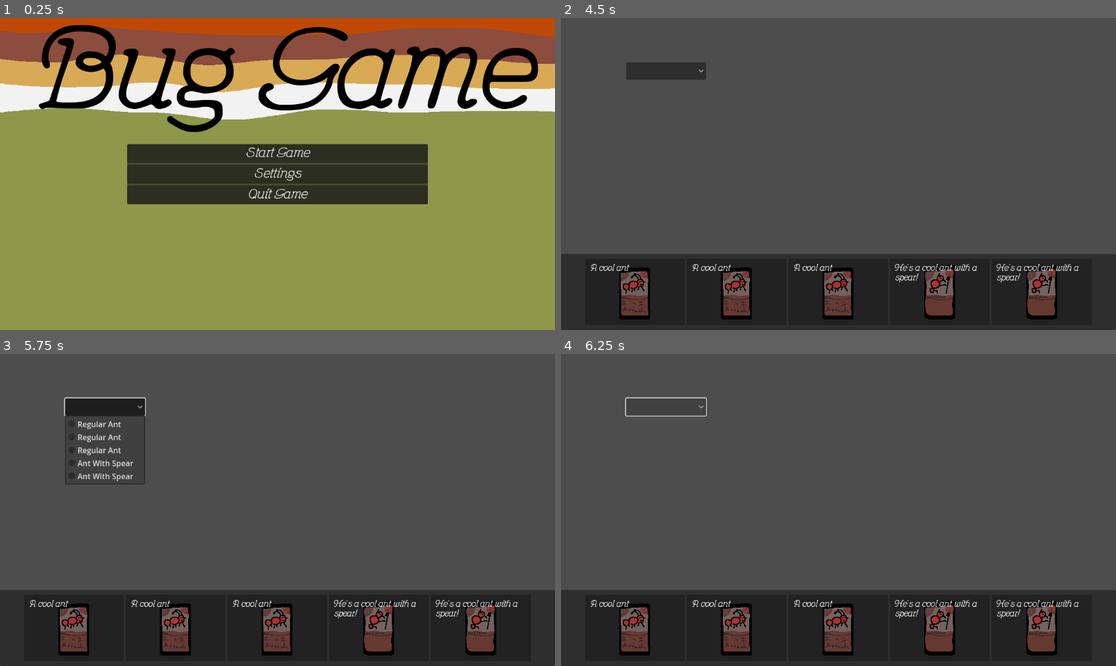
Above: before the commit, frames 1-4 (two rows, left to right).
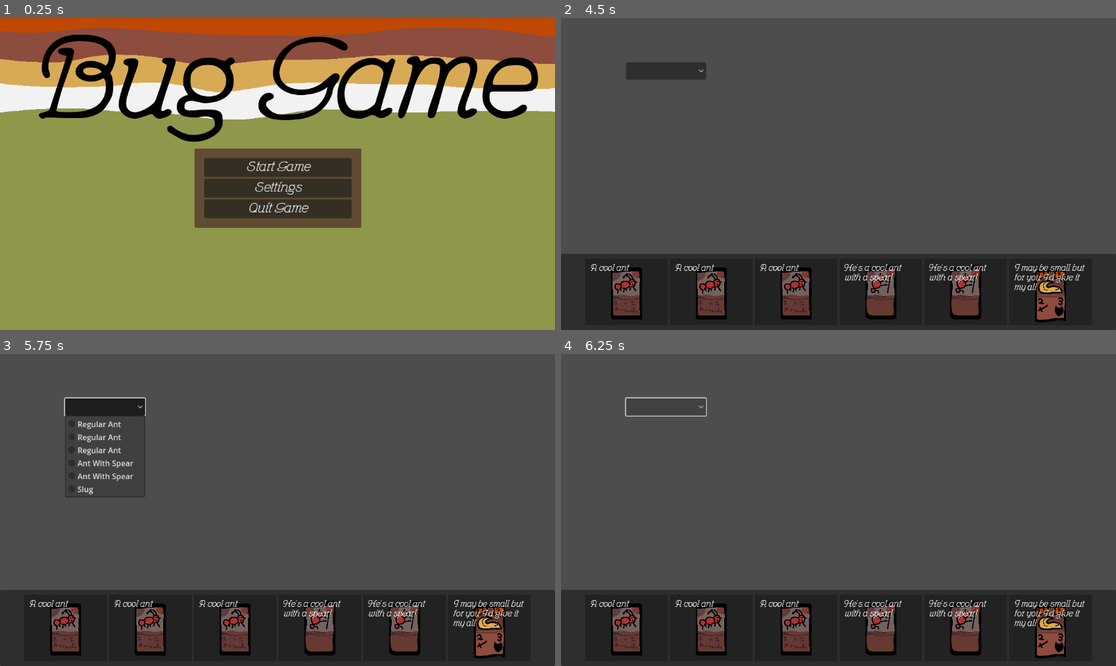
Above: after the commit, the same moments.

Repository: ccsf-cs-club/summer2024-bug-game
Game: Godot game, scene res://scenes/main.tscn
Two runs of this game, one before a commit and one after it. Both use one fixed random seed, a clock stepped at 60 frames per second and the inputs below.
Inputs (mouse positions are in pixels of both pictures, inside the frame that each line leads up to):
- Up to frame 1 (0.25 s): no input
- Up to frame 2 (4.5 s): click "Settings" at 0.5 s; click "Windowed" at 1.25 s; click "Windowed" at 2 s; click "Windowed" at 2.75 s; click "Back" at 3.5 s; click "Start Game" at 4.25 s
- Up to frame 3 (5.75 s): click (105, 407) at 5 s
- Up to frame 4 (6.25 s): click (666, 407) at 5.75 s

The runs differ from the first frame. In frame 1, 20% of the frame differs, in the area x 7-97%, y 2-68%; in frame 2, 8.2%; in frame 3, 8.3%; in frame 4, 8.2%.

Commit message:
Added Entity Management System and 1 new card

Diff:
--- a/project.godot
+++ b/project.godot
@@ -19,6 +19,7 @@
 
 Player="*res://scripts/player.gd"
 Gs="*res://scripts/gameState.gd"
+Em="*res://scripts/entityManager.gd"
 
 [dotnet]
 
--- /dev/null
+++ b/resources/BananaSlugBoss.tres
@@ -0,0 +1,22 @@
+[gd_resource type="Resource" script_class="BossEntity" load_steps=7 format=3 uid="uid://tepi8bpncwdo"]
+
+[ext_resource type="Resource" uid="uid://bei2jftqglta2" path="res://resources/Slug.tres" id="1_h8c06"]
+[ext_resource type="Script" path="res://scripts/cardAndAmt.gd" id="2_pnjbn"]
+[ext_resource type="Script" path="res://scripts/cardInventory.gd" id="3_8giv6"]
+[ext_resource type="Script" path="res://scripts/bossEntity.gd" id="4_l3j1s"]
+
+[sub_resource type="Resource" id="Resource_3rdfb"]
+script = ExtResource("2_pnjbn")
+card = ExtResource("1_h8c06")
+amt = 4
+
+[sub_resource type="Resource" id="Resource_a8e3m"]
+script = ExtResource("3_8giv6")
+card_hand = Array[ExtResource("2_pnjbn")]([SubResource("Resource_3rdfb")])
+
+[resource]
+script = ExtResource("4_l3j1s")
+healthPool = 15
+name = "Banana With Slugs!?"
+cardInventory = SubResource("Resource_a8e3m")
+entityArt = null
--- a/resources/PlayerInventory.tres
+++ b/resources/PlayerInventory.tres
@@ -1,9 +1,10 @@
-[gd_resource type="Resource" script_class="CardInventory" load_steps=7 format=3 uid="uid://bnxv6ya0em0uf"]
+[gd_resource type="Resource" script_class="CardInventory" load_steps=9 format=3 uid="uid://bnxv6ya0em0uf"]
 
 [ext_resource type="Resource" uid="uid://bve626hhjnhwl" path="res://resources/Ant.tres" id="1_exnh8"]
 [ext_resource type="Script" path="res://scripts/cardAndAmt.gd" id="2_dklt8"]
 [ext_resource type="Resource" uid="uid://ib4eqntg5ixq" path="res://resources/AntWithSpear.tres" id="3_v05xg"]
 [ext_resource type="Script" path="res://scripts/cardInventory.gd" id="4_b63lt"]
+[ext_resource type="Resource" uid="uid://bei2jftqglta2" path="res://resources/Slug.tres" id="4_l25e7"]
 
 [sub_resource type="Resource" id="Resource_hxejr"]
 script = ExtResource("2_dklt8")
@@ -15,6 +16,11 @@
 card = ExtResource("3_v05xg")
 amt = 2
 
+[sub_resource type="Resource" id="Resource_5vg36"]
+script = ExtResource("2_dklt8")
+card = ExtResource("4_l25e7")
+amt = 1
+
 [resource]
 script = ExtResource("4_b63lt")
-card_hand = Array[ExtResource("2_dklt8")]([SubResource("Resource_hxejr"), SubResource("Resource_cfn3h")])
+card_hand = Array[ExtResource("2_dklt8")]([SubResource("Resource_hxejr"), SubResource("Resource_cfn3h"), SubResource("Resource_5vg36")])
--- /dev/null
+++ b/resources/Slug.tres
@@ -0,0 +1,16 @@
+[gd_resource type="Resource" script_class="UnitCard" load_steps=2 format=3 uid="uid://bei2jftqglta2"]
+
+[ext_resource type="Script" path="res://scripts/unitCard.gd" id="1_fkfjl"]
+
+[resource]
+script = ExtResource("1_fkfjl")
+bigManaAmt = 2
+smallManaAmt = 0
+attack = 2
+defence = 3
+cardName = "Slug"
+type = 0
+costBigManaAmt = 2
+costSmallManaAmt = 1
+loreString = "I may be small but for you I'd give it my all"
+cardArt = "res://assets/slug.png"
--- a/scenes/menuUI.tscn
+++ b/scenes/menuUI.tscn
@@ -4,8 +4,11 @@
 [ext_resource type="Script" path="res://scripts/menuUI.gd" id="1_m4exc"]
 [ext_resource type="Texture2D" uid="uid://c0sv8viisxd77" path="res://assets/mainMenuBG.png" id="2_lsjvh"]
 
-[node name="MenuUi" type="CanvasLayer"]
+[node name="MenuUi" type="CanvasLayer" node_paths=PackedStringArray("start_button", "start_settings_button", "start_quit_button")]
 script = ExtResource("1_m4exc")
+start_button = NodePath("StartMenuNode/PanelContainer/MarginContainer/VBoxContainer/StartGameButton")
+start_settings_button = NodePath("StartMenuNode/PanelContainer/MarginContainer/VBoxContainer/SettingsMenuButton")
+start_quit_button = NodePath("StartMenuNode/PanelContainer/MarginContainer/VBoxContainer/QuitGameButton")
 
 [node name="MainBG" type="Control" parent="."]
 layout_mode = 3
@@ -45,6 +48,7 @@
 offset_right = 523.0
 offset_bottom = 251.0
 grow_horizontal = 2
+theme_override_constants/margin_top = 20
 
 [node name="Title" type="Label" parent="StartMenuNode/MarginContainer"]
 layout_mode = 2
@@ -63,40 +67,42 @@
 anchor_top = 0.5
 anchor_right = 0.5
 anchor_bottom = 0.5
-offset_left = -312.0
-offset_top = -62.0
-offset_right = 312.0
-offset_bottom = 63.0
+offset_left = -172.0
+offset_top = -33.0
+offset_right = 174.0
+offset_bottom = 92.0
 grow_horizontal = 2
 grow_vertical = 2
 
-[node name="VBoxContainer" type="VBoxContainer" parent="StartMenuNode/PanelContainer"]
+[node name="ColorRect" type="ColorRect" parent="StartMenuNode/PanelContainer"]
+layout_mode = 2
+color = Color(0.54902, 0.298039, 0.243137, 0.341176)
+
+[node name="MarginContainer" type="MarginContainer" parent="StartMenuNode/PanelContainer"]
+layout_mode = 2
+theme_override_constants/margin_left = 20
+theme_override_constants/margin_top = 20
+theme_override_constants/margin_right = 20
+theme_override_constants/margin_bottom = 20
+
+[node name="VBoxContainer" type="VBoxContainer" parent="StartMenuNode/PanelContainer/MarginContainer"]
 layout_mode = 2
 
-[node name="StartButtonContainer" type="HBoxContainer" parent="StartMenuNode/PanelContainer/VBoxContainer"]
-layout_mode = 2
-
-[node name="StartGameButton" type="Button" parent="StartMenuNode/PanelContainer/VBoxContainer/StartButtonContainer"]
+[node name="StartGameButton" type="Button" parent="StartMenuNode/PanelContainer/MarginContainer/VBoxContainer"]
 layout_mode = 2
 size_flags_horizontal = 3
 theme_override_fonts/font = ExtResource("1_6h7qw")
 theme_override_font_sizes/font_size = 30
 text = "Start Game"
 
-[node name="SettingsButtonContainer" type="HBoxContainer" parent="StartMenuNode/PanelContainer/VBoxContainer"]
-layout_mode = 2
-
-[node name="SettingsMenuButton" type="Button" parent="StartMenuNode/PanelContainer/VBoxContainer/SettingsButtonContainer"]
+[node name="SettingsMenuButton" type="Button" parent="StartMenuNode/PanelContainer/MarginContainer/VBoxContainer"]
 layout_mode = 2
 size_flags_horizontal = 3
 theme_override_fonts/font = ExtResource("1_6h7qw")
 theme_override_font_sizes/font_size = 30
 text = "Settings"
 
-[node name="QuitButtonContainer" type="HBoxContainer" parent="StartMenuNode/PanelContainer/VBoxContainer"]
-layout_mode = 2
-
-[node name="QuitGameButton" type="Button" parent="StartMenuNode/PanelContainer/VBoxContainer/QuitButtonContainer"]
+[node name="QuitGameButton" type="Button" parent="StartMenuNode/PanelContainer/MarginContainer/VBoxContainer"]
 layout_mode = 2
 size_flags_horizontal = 3
 theme_override_fonts/font = ExtResource("1_6h7qw")
--- /dev/null
+++ b/scripts/bossEntity.gd
@@ -0,0 +1,5 @@
+extends Entity
+class_name BossEntity
+# resource
+# array of cards (dunno if I actually have to impliment this
+# entity itself might be enough but I forgot, leave here for now)
--- /dev/null
+++ b/scripts/entity.gd
@@ -0,0 +1,9 @@
+extends Resource
+class_name Entity
+# Enemy thing?
+
+@export var healthPool: int
+@export var name: String
+@export var cardInventory: CardInventory
+
+@export_file("*.png") var entityArt	# size tbd
--- /dev/null
+++ b/scripts/entityManager.gd
@@ -0,0 +1,14 @@
+extends Node
+# This is auto loaded and stores all entities except the player!!
+# Loaded as Em
+
+#####
+# An entity is something that has hp!
+
+# some array of general entity resources
+#var
+
+var entities: Array[Entity]
+
+#func addEntityFromName(entityName: String)
+# wip don't touch
--- a/scripts/gameState.gd
+++ b/scripts/gameState.gd
@@ -1,5 +1,6 @@
 extends Node
 # This is auto loaded and stores gamestate!!
+# Loaded as Gs
 
 var GAME_HAS_STARTED: bool = false
 signal GAME_START
--- a/scripts/menuUI.gd
+++ b/scripts/menuUI.gd
@@ -1,13 +1,13 @@
 extends CanvasLayer
 
+# Add exports for other two buttons
+@export var start_button: Button
+@export var start_settings_button: Button
+@export var start_quit_button: Button
+
 func _ready():
-	var start_button = get_node("StartMenuNode/PanelContainer/VBoxContainer/StartButtonContainer/StartGameButton")
 	start_button.button_up.connect(start_game)
-
-	var start_settings_button = get_node("StartMenuNode/PanelContainer/VBoxContainer/SettingsButtonContainer/SettingsMenuButton")
 	start_settings_button.button_up.connect(switch_to_settings_menu)
-
-	var start_quit_button = get_node("StartMenuNode/PanelContainer/VBoxContainer/QuitButtonContainer/QuitGameButton")
 	start_quit_button.button_up.connect(close_game)
 
 	var settings_display_mode_button = get_node("SettingsMenuNode/PanelContainer/VBoxContainer/DisplayModeContainer/DisplayModeButton")
Binary file changed: assets/antguyspear.aseprite
Binary file added: assets/slug.aseprite
Binary file added: assets/slug.png
Not shown, added: assets/slug.png.import
